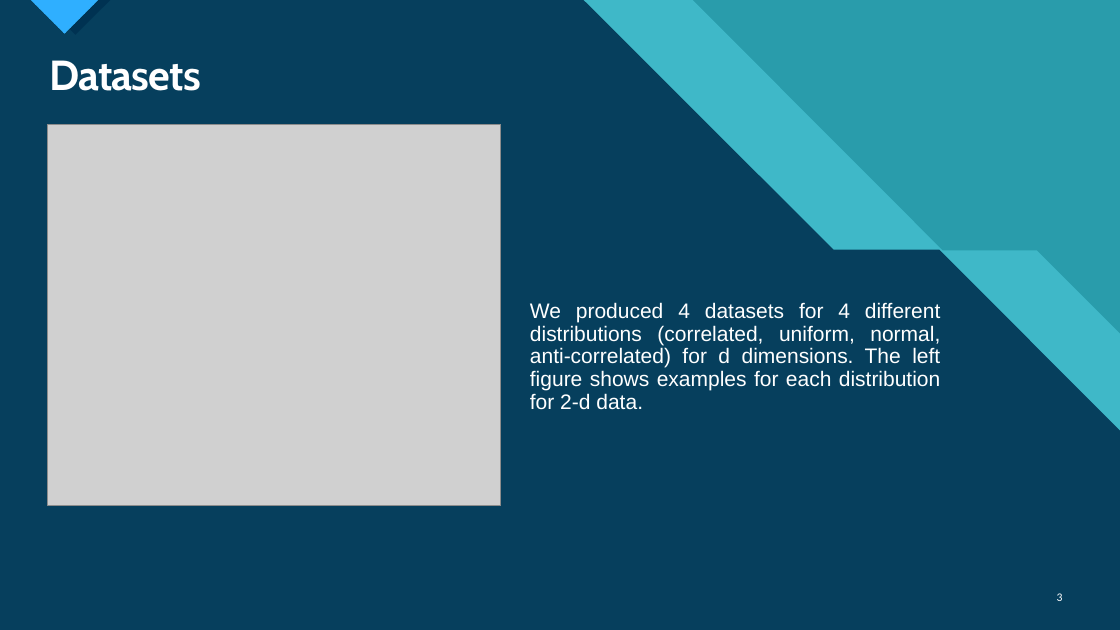
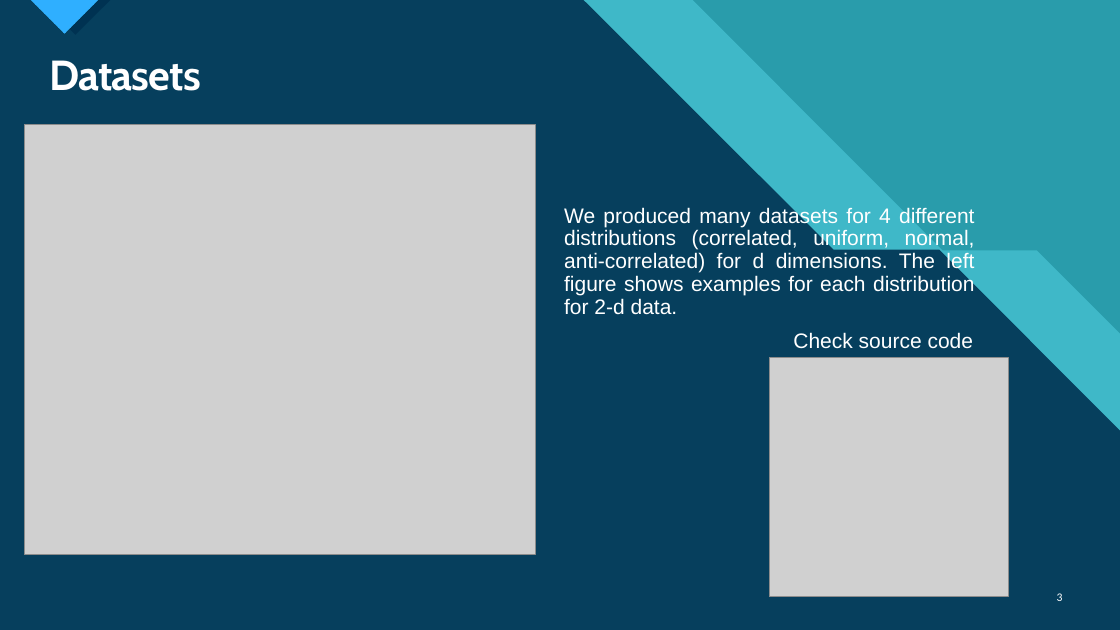
Before and after one commit to MnAppsNet/DominanceQueries, a slide deck: slide 3 of reports/report_presentation.pptx. Drawn at 1120x630 pixels with LibreOffice and Linux fonts; fonts in the diff are those of the drawing; grey boxes stand for pictures; background and template pictures are left out; a plain dark background stands for a picture behind light text. Boxes give left, top, right and bottom in pixels: in the first picture for what was removed or moved away, otherwise in the second. Text is boxed around its words. In the diff, an @@ line names an element or a change of style, - is before the commit and + after.

```diff
--- a/reports/report_presentation.pptx
+++ b/reports/report_presentation.pptx
@@ picture: place and size @@
-picture at [48,124,501,506]
+picture at [24,124,535,555]
@@ text at [564,206,975,349]: text changed @@
-We produced 4 datasets for 4 different distributions (correlated, uniform, normal, anti-correlated) for d dimensions. The left figure shows examples for each distribution for 2-d data.
+We produced many datasets for 4 different distributions (correlated, uniform, normal, anti-correlated) for d dimensions. The left figure shows examples for each distribution for 2-d data.
+Check source code
@@ picture added at [770,358,1008,597] @@
```
Also in this commit, not shown: 2 other slides changed, 1 other file.
